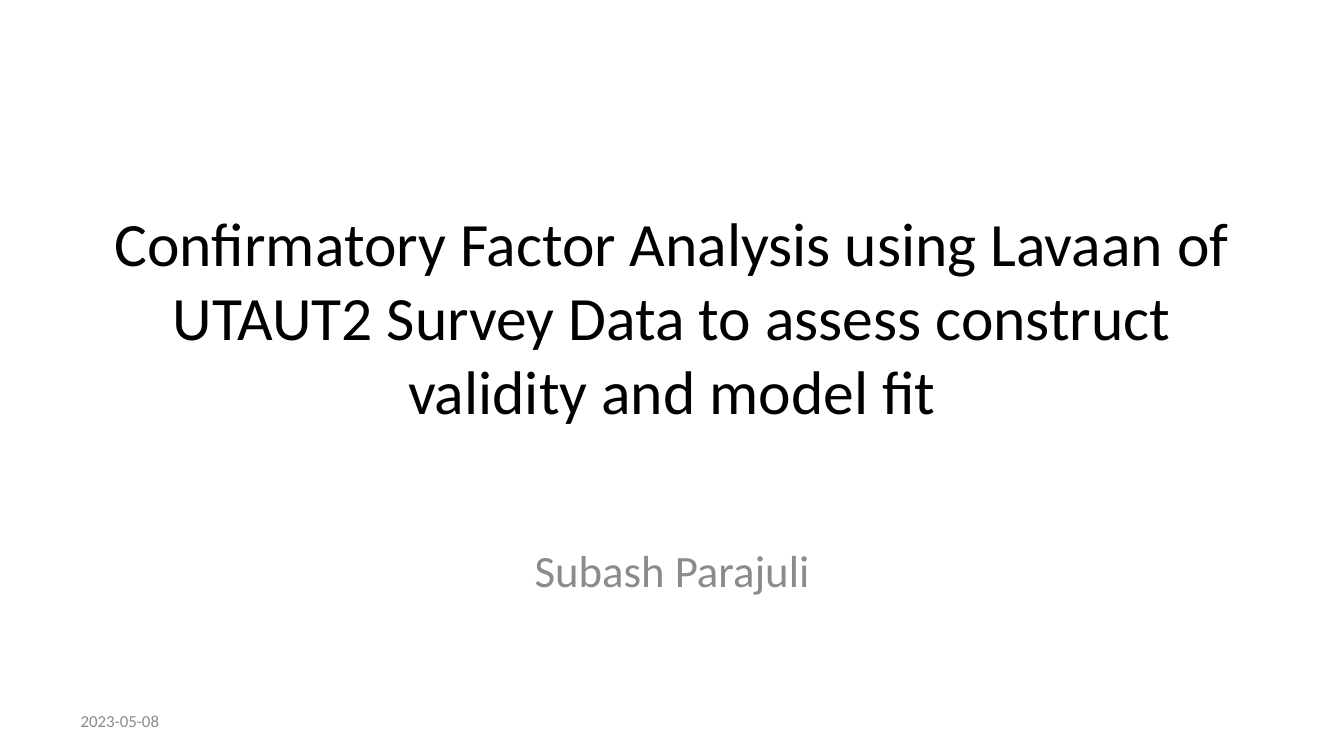
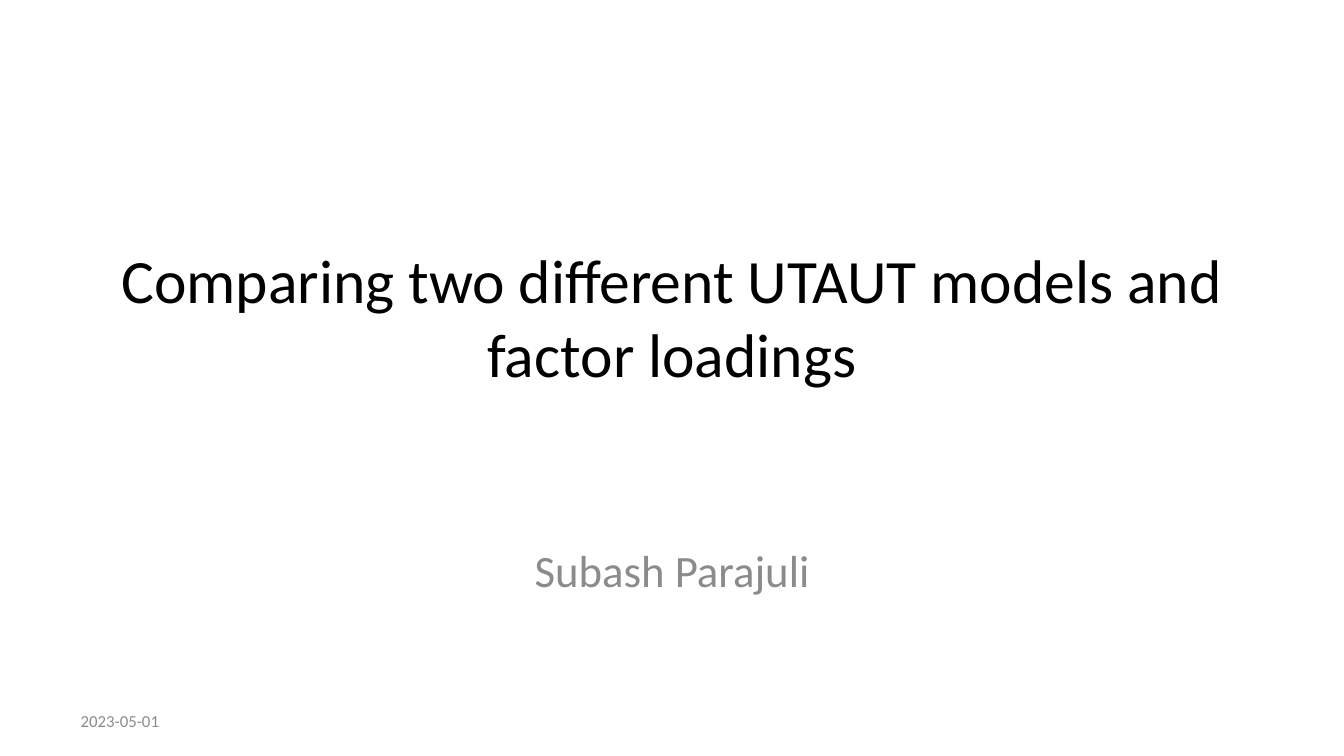
Before and after one commit to hukkum/semproject, a slide deck: slide 1 of powerpoint.pptx. Drawn at 1344x756 pixels with LibreOffice and Linux fonts; fonts in the diff are those of the drawing. Boxes give left, top, right and bottom in pixels: in the first picture for what was removed or moved away, otherwise in the second. Text is boxed around its words. In the diff, an @@ line names an element or a change of style, - is before the commit and + after.

```diff
--- a/powerpoint.pptx
+++ b/powerpoint.pptx
@@ title at bbox=[121, 260, 1221, 388]: text changed @@
-Confirmatory Factor Analysis using Lavaan of UTAUT2 Survey Data to assess construct validity and model fit
+Comparing two different UTAUT models and factor loadings
@@ text at bbox=[81, 716, 159, 727]: text changed @@
-2023-05-08
+2023-05-01
```
Also in this commit, not shown: 5 other slides changed, 16 slides added, 9 slides removed, 19 other files.
